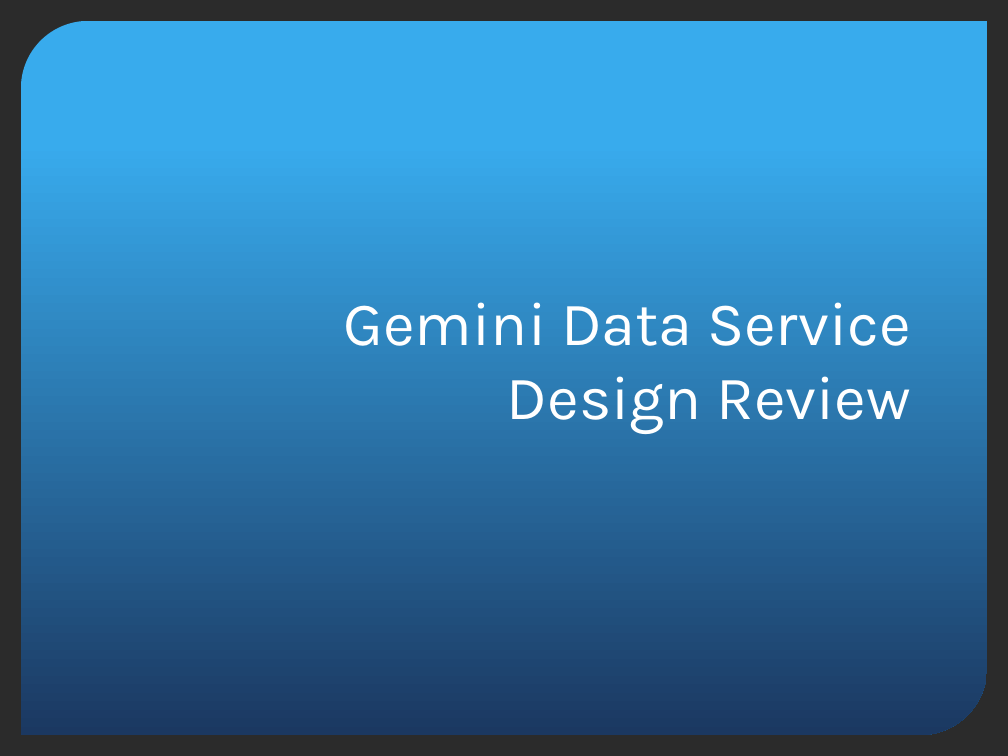
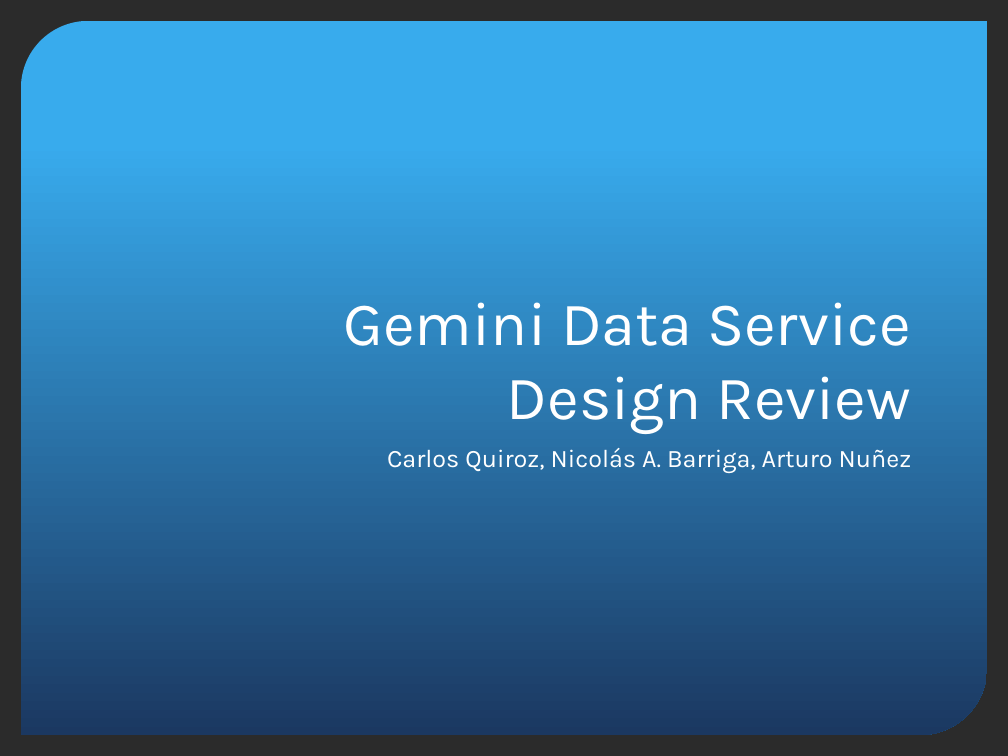
Before and after one commit to jluhrs/gmp, a slide deck: slide 1 of gds-api/src/main/doc/GDSDesignReview.pptx. Drawn at 1008x756 pixels with LibreOffice and Linux fonts; fonts in the diff are those of the drawing; background and template pictures are left out; a plain dark background stands for a picture behind light text. Boxes give left, top, right and bottom in pixels: in the first picture for what was removed or moved away, otherwise in the second. Text is boxed around its words. In the diff, an @@ line names an element or a change of style, - is before the commit and + after.

Commit message:
Changes agreed on review meeting

```diff
--- a/gds-api/src/main/doc/GDSDesignReview.pptx
+++ b/gds-api/src/main/doc/GDSDesignReview.pptx
@@ subtitle added at [387,448,912,473], 18 pt, text #FFFFFF @@
+Carlos Quiroz, Nicolás A. Barriga, Arturo Nuñez
```
Also in this commit, not shown: 9 other slides changed, 8 slides added, 2 slides removed.
